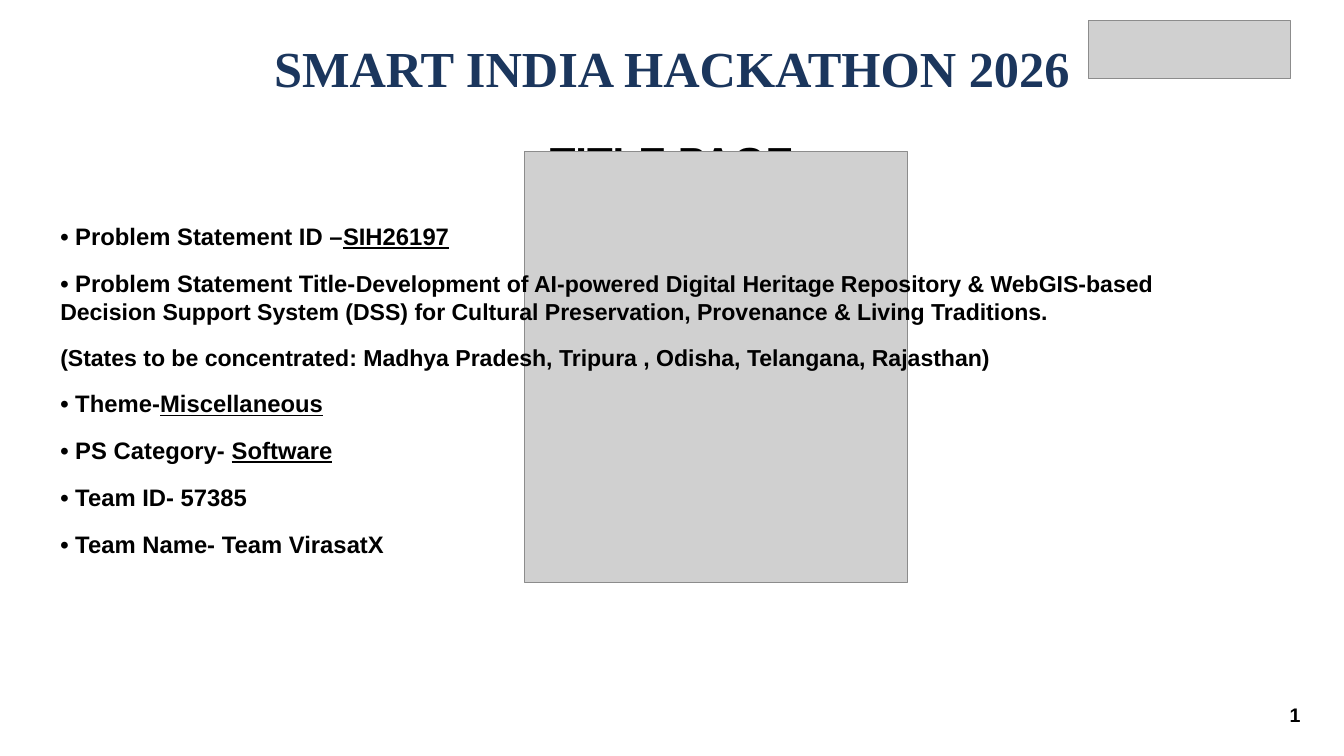
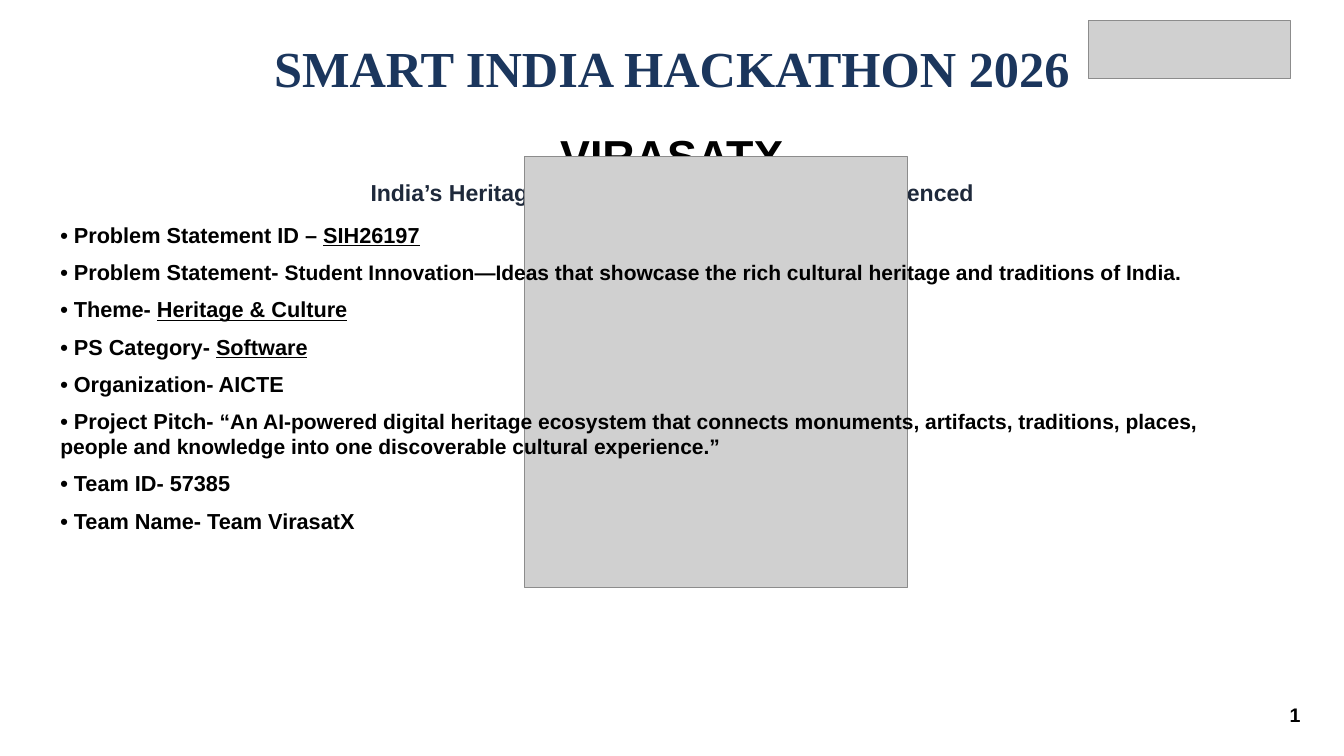
Before and after one commit to ShrilCarpenter/VirasatX, a slide deck: slide 1 of sih_presentation/SIH2026_VirasatX_Idea_Submission.pptx. Drawn at 1344x756 pixels with LibreOffice and Linux fonts; fonts in the diff are those of the drawing; grey boxes stand for pictures. Boxes give left, top, right and bottom in pixels: in the first picture for what was removed or moved away, otherwise in the second. Text is boxed around its words. In the diff, an @@ line names an element or a change of style, - is before the commit and + after.

Commit message:
fix(presentation): update VirasatX content with accurate, verified claims and zero visual design changes

```diff
--- a/sih_presentation/SIH2026_VirasatX_Idea_Submission.pptx
+++ b/sih_presentation/SIH2026_VirasatX_Idea_Submission.pptx
@@ text removed at (550,144,794,152) @@
-TITLE PAGE
@@ text added at (560,137,783,157), 32 pt, text #000000, bold @@
+VIRASATX
@@ picture: place and size @@
-picture at (524,151,907,583)
+picture at (524,156,907,588)
@@ text added at (371,182,974,206), 16.5 pt, text #1E293B, bold @@
+India’s Heritage, Understood, Preserved & Experienced
@@ text at (74,227,1181,322): text changed; size 16.5 to 15 pt @@
-• Problem Statement ID –SIH26197
-• Problem Statement Title-Development of AI-powered Digital Heritage Repository & WebGIS-based Decision Support System (DSS) for Cultural Preservation, Provenance & Living Traditions.
-(States to be concentrated: Madhya Pradesh, Tripura , Odisha, Telangana, Rajasthan)
-• Theme-Miscellaneous
+• Problem Statement ID – SIH26197
+• Problem Statement- Student Innovation—Ideas that showcase the rich cultural heritage and traditions of India.
+• Theme- Heritage & Culture
@@ text at (74,339,354,530): size 17 to 15.5 pt in "• PS Category- Software", "• Team ID- 57385", "• Team Name- Team VirasatX"; less space between paragraphs @@
@@ text at (60,376,1197,459): paragraphs added @@
+• Organization- AICTE
+• Project Pitch- “An AI-powered digital heritage ecosystem that connects monuments, artifacts, traditions, places, people and knowledge into one discoverable cultural experience.”
```
Also in this commit, not shown: 3 other slides changed, 2 slides added, 2 slides removed, 14 other files.
